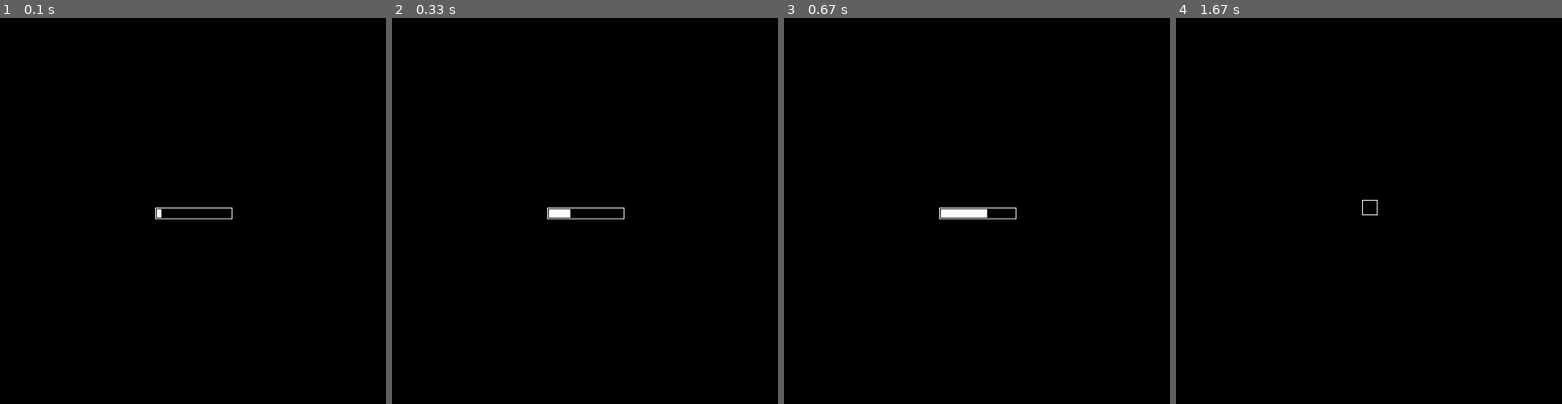
Above: before the commit, frames 1-4 (left to right).
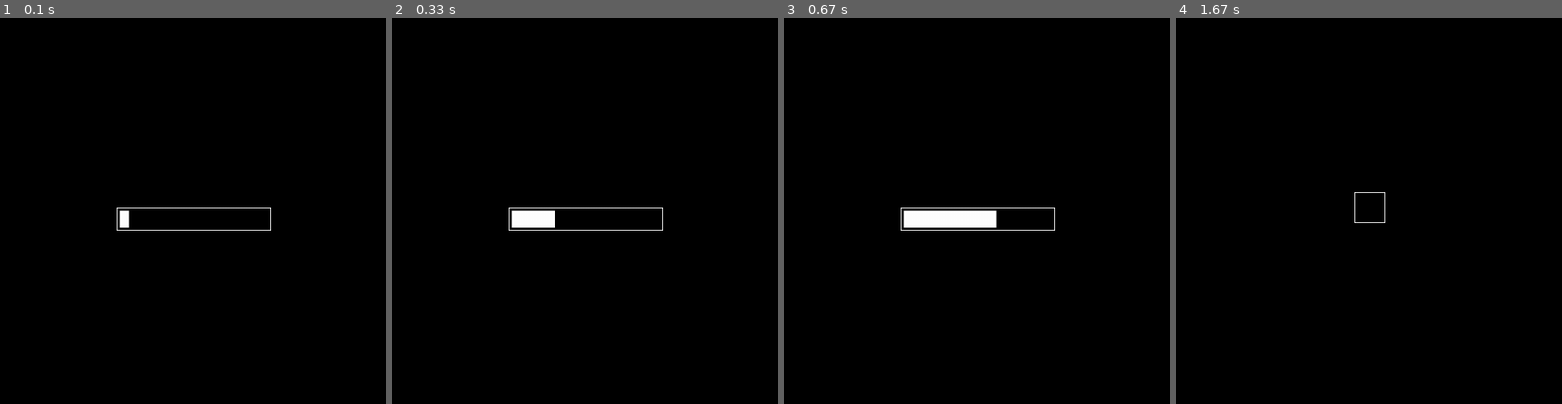
Above: after the commit, the same moments.

Repository: AlexanderNoles/NEA
Game: pygame game, started from MazeRenderer 2.0.py
The game is run twice, just before and just after one commit, with the same random seed, the same clock (stepped at 60 frames per second) and the same inputs.
Inputs:
- Up to frame 1 (0.1 s): no input
- Up to frame 2 (0.33 s): no input
- Up to frame 3 (0.67 s): no input
- Up to frame 4 (1.67 s): no input
The pictures show only the part of the screen within x 25-75%, y 25-75%; the shares and areas given below are measured in that part.

The runs differ from the first frame. In frame 1, 0.4% of the frame differs, in the area x 30-71%, y 49-56%; in frame 2, 0.9%; in frame 3, 1.2%; in frame 4, 0.1%.

Commit message:
Minor Bug fix

Diff:
--- a/MazeRenderer 2.0.py
+++ b/MazeRenderer 2.0.py
@@ -1,16 +1,15 @@
 import time
-import pygame
-from pygame import gfxdraw
+import pygame               #Used to draw pixels on the screen in a window
 
 #colours
 black = (0, 0, 0)
 white = (255, 255, 255)
 green = (0, 255, 0)
 red = (255, 0, 0)
-default = black
+default = black             #Equivalent to background colour
 
 #other
-scale = 1 #Has to be an int
+scale = 2 #Has to be an int
 debug = False
 
 def play_maze(width,height,title,maze_data):
@@ -70,11 +69,12 @@
                 screen.set_at((x,y),default)
 
 def alter_to_fit_scale(value):
+    #Alters any variable to fit game scale
     return (value*scale)
 
 def alter_coords_to_fit_scale(value,full):
-    value = full + value
-    return (value*scale)
+    #Makes coords relative to the center and fits them to game scale
+    return (full + (value*scale))
 
 def draw_maze(width,height,screen):
     #This function will draw the maze based on maze data generated in the maze generation scripts (currently no data can be passed as the maze generation scripts need to be rewritten)
